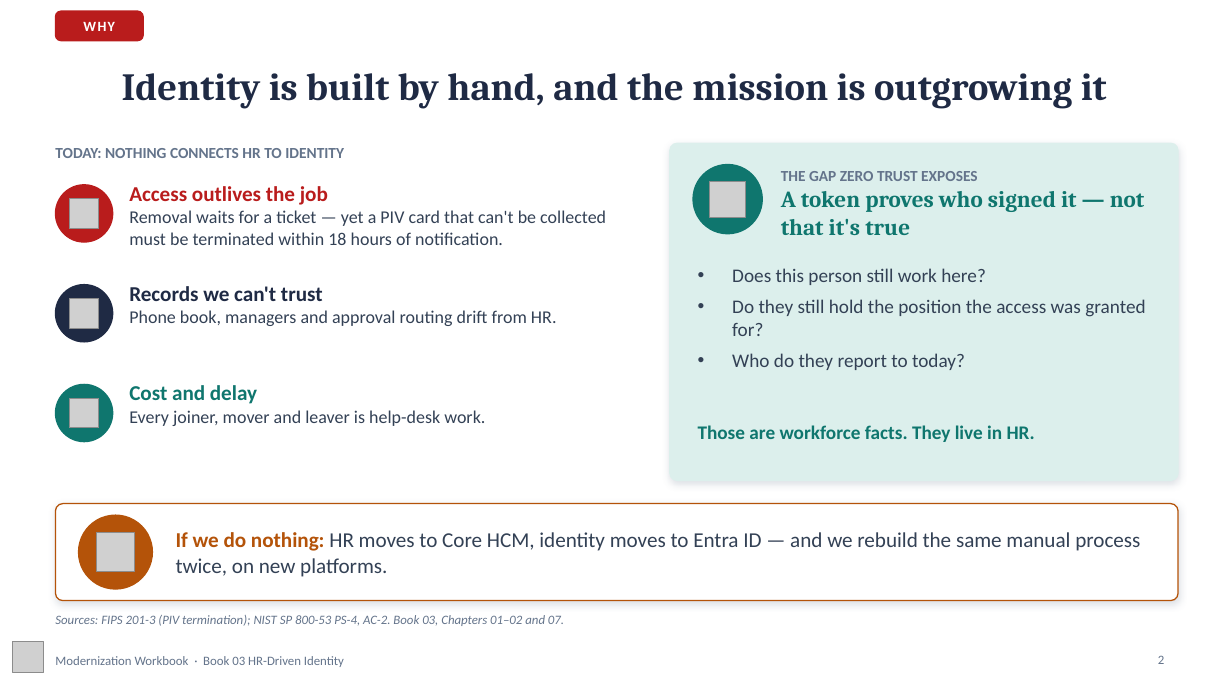
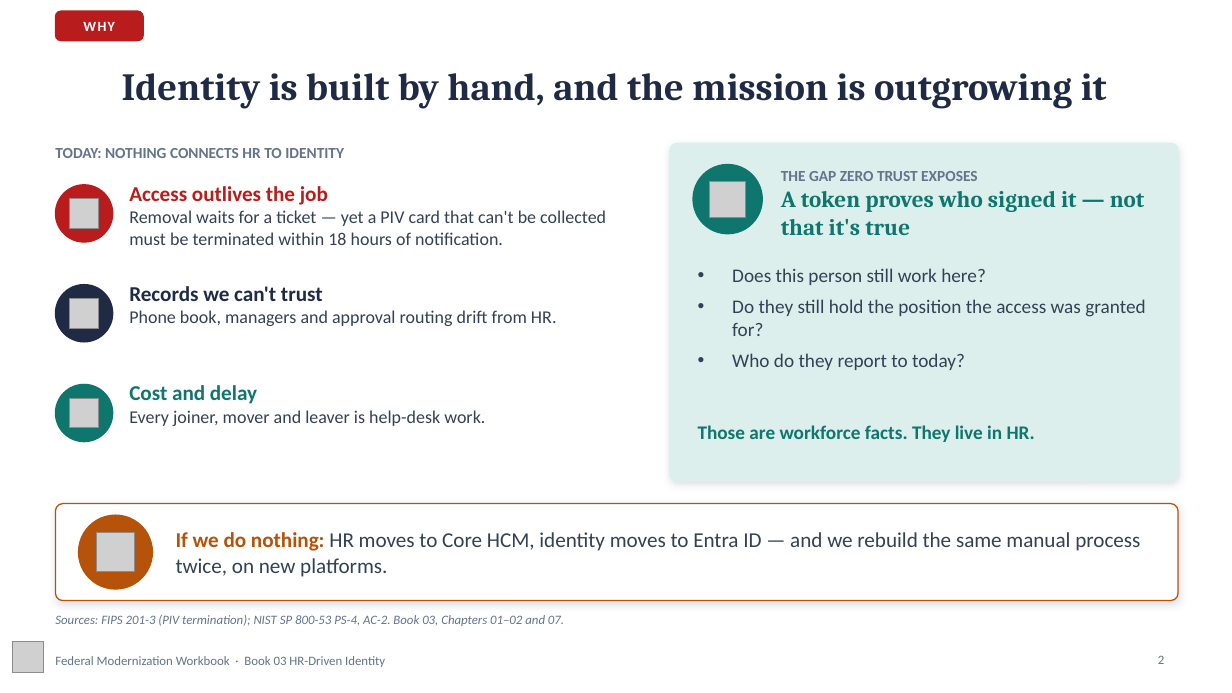
Before and after one commit to WhalerMike/modernization-workbook, a slide deck: slide 2 of presentations/b03-hr-identity/B03_HR_Identity_Narrated.pptx. Drawn at 1232x693 pixels with LibreOffice and Linux fonts; fonts in the diff are those of the drawing; grey boxes stand for pictures; background and template pictures are left out. Boxes give left, top, right and bottom in pixels: in the first picture for what was removed or moved away, otherwise in the second. Text is boxed around its words. In the diff, an @@ line names an element or a change of style, - is before the commit and + after.

```diff
--- a/presentations/b03-hr-identity/B03_HR_Identity_Narrated.pptx
+++ b/presentations/b03-hr-identity/B03_HR_Identity_Narrated.pptx
@@ text at <box>55,656,385,667</box>: text changed @@
-Modernization Workbook · Book 03 HR-Driven Identity
+Federal Modernization Workbook · Book 03 HR-Driven Identity
```
Also in this commit, not shown: 10 other slides changed, 19 other files.
